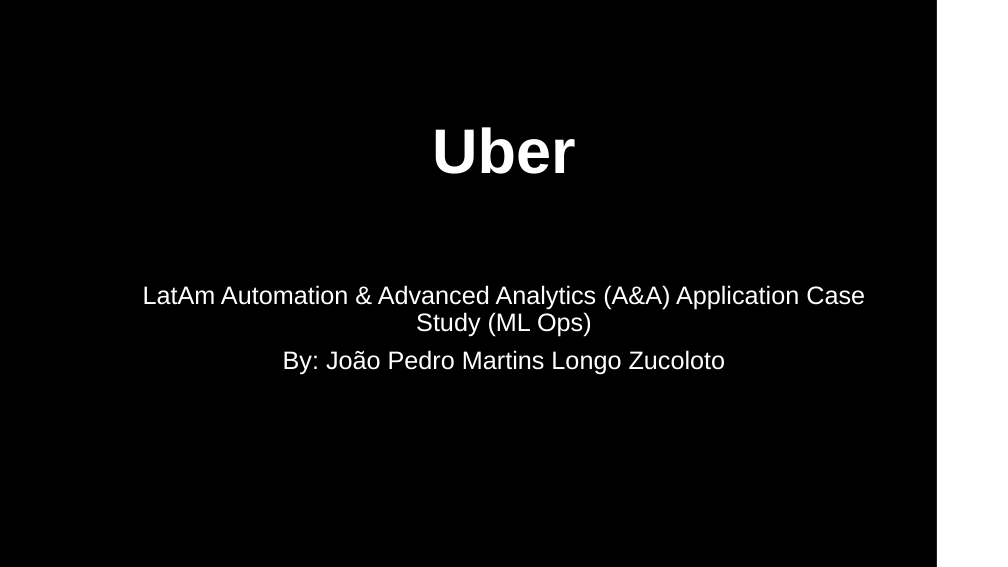
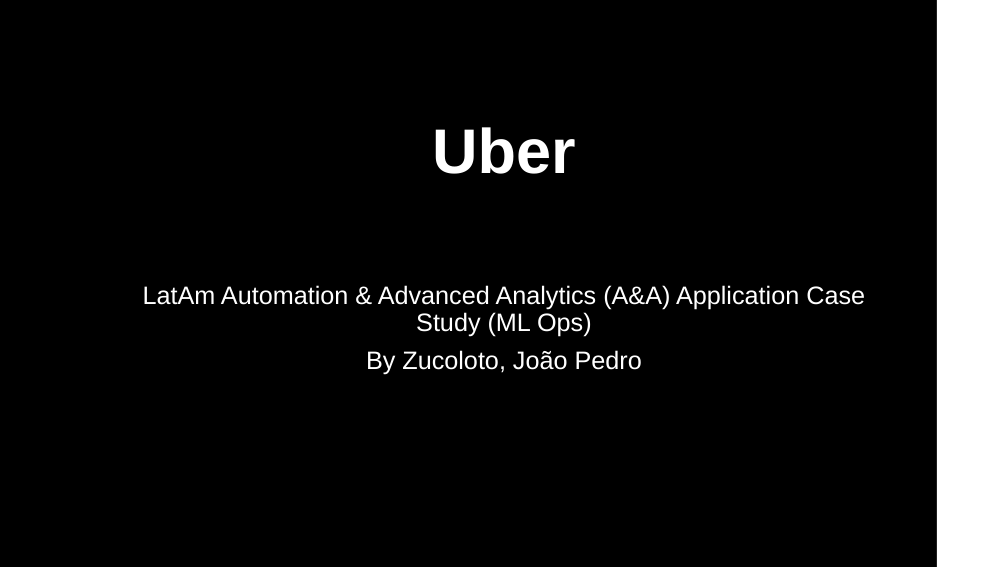
Before and after one commit to PepeZuco/uber_assessment, a slide deck: slide 1 of PowerPoint/Updated_Presentation_Uber.pptx. Drawn at 1008x567 pixels with LibreOffice and Linux fonts; fonts in the diff are those of the drawing. Boxes give left, top, right and bottom in pixels: in the first picture for what was removed or moved away, otherwise in the second. Text is boxed around its words. In the diff, an @@ line names an element or a change of style, - is before the commit and + after.

```diff
--- a/PowerPoint/Updated_Presentation_Uber.pptx
+++ b/PowerPoint/Updated_Presentation_Uber.pptx
@@ subtitle at (366, 350, 642, 374): text changed @@
-By: João Pedro Martins Longo Zucoloto
+By Zucoloto, João Pedro
```
Also in this commit, not shown: 2 slides added, 1 slide removed, 6 other files.
